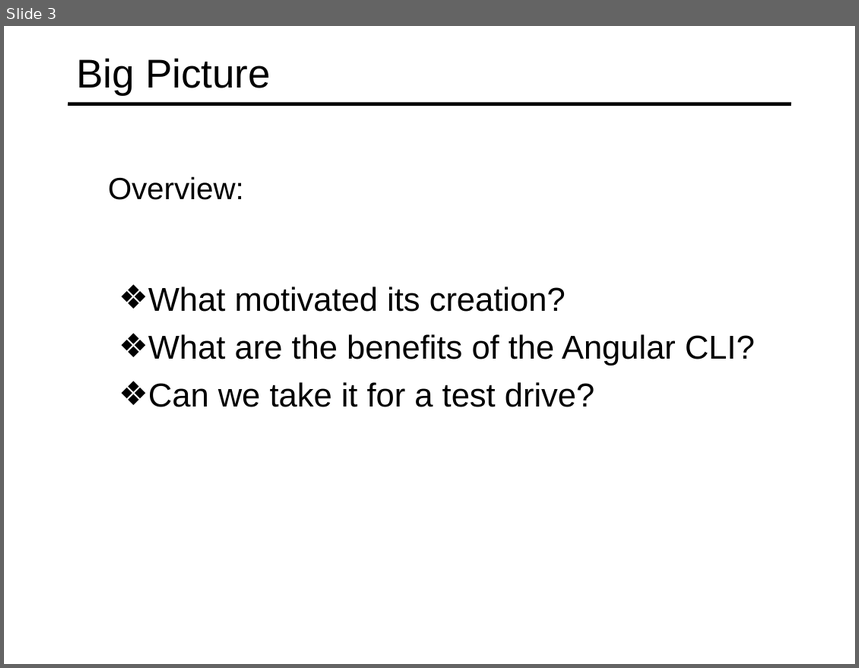
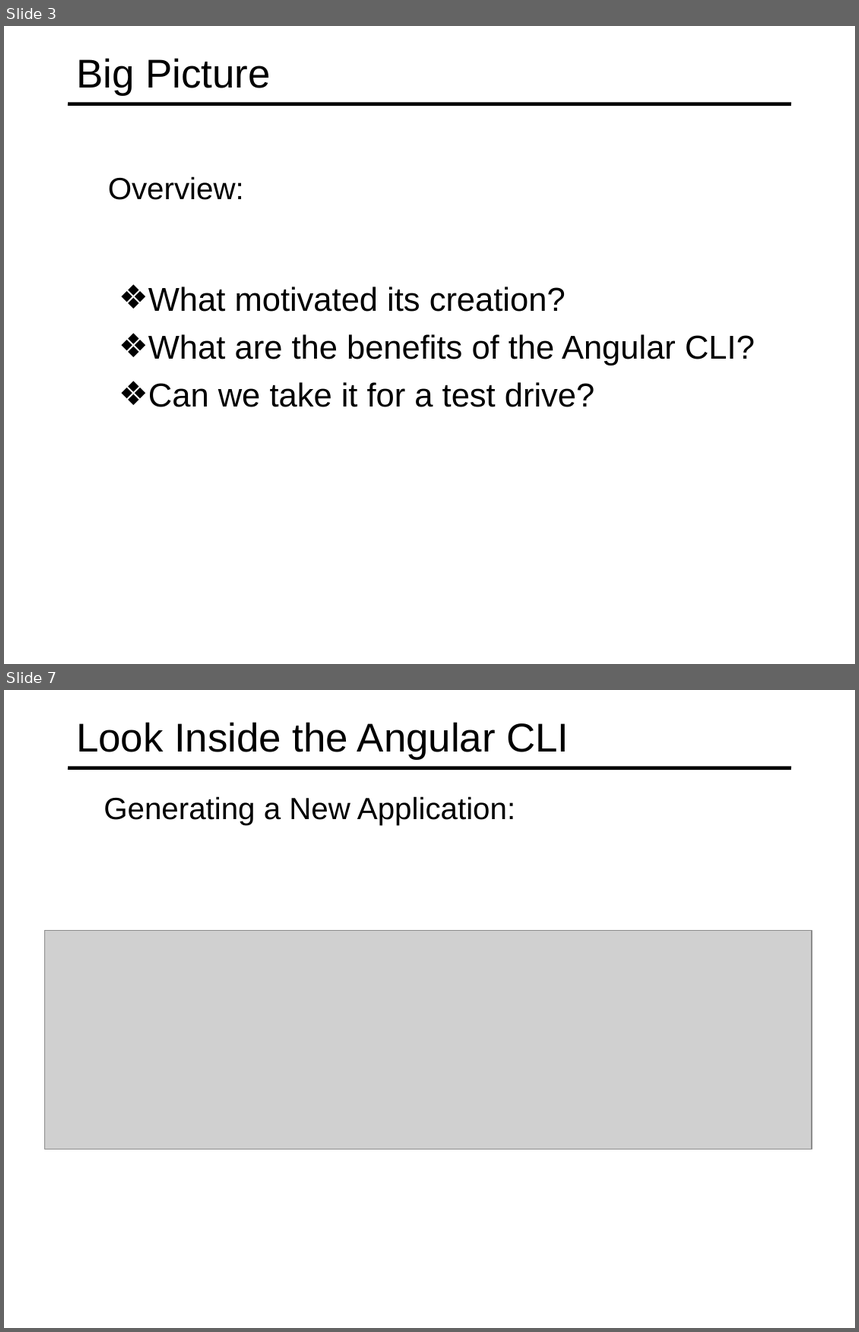
Before and after one commit to specter01wj/Jago_Link_Training, a slide deck: Angular/Angular7/Angular CLI/1.Overview/L1_Overview.ppt. Shown one above the other, each under a label of ours: slide 3 before the commit, slides 3 and 7 after it; the slides between them are not shown. The pictures are 859x668 and 859x1332 pixels, drawn with LibreOffice and Linux fonts; fonts in the diff are those of the drawing; grey boxes stand for pictures. Boxes give left, top, right and bottom in pixels: in the first picture for what was removed or moved away, otherwise in the second. Text is boxed around its words. In the diff, an @@ line names an element or a change of style, - is before the commit and + after.

```diff
--- a/Angular/Angular7/Angular CLI/1.Overview/L1_Overview.ppt
+++ b/Angular/Angular7/Angular CLI/1.Overview/L1_Overview.ppt
@@ slide 7 added at box(4, 690, 855, 1328), background #FFFFFF; not listed: 1 template element that a slide beside it also shows @@
@@ title added at box(76, 722, 569, 760), 34 pt, text #000000 @@
+Look Inside the Angular CLI
@@ text added at box(104, 796, 515, 825), 25.9 pt, text #000000 @@
+  Generating a New Application:
@@ picture added at box(45, 930, 813, 1149) @@
```
Also in this commit, not shown: 5 other slides added, 19 slides removed.
